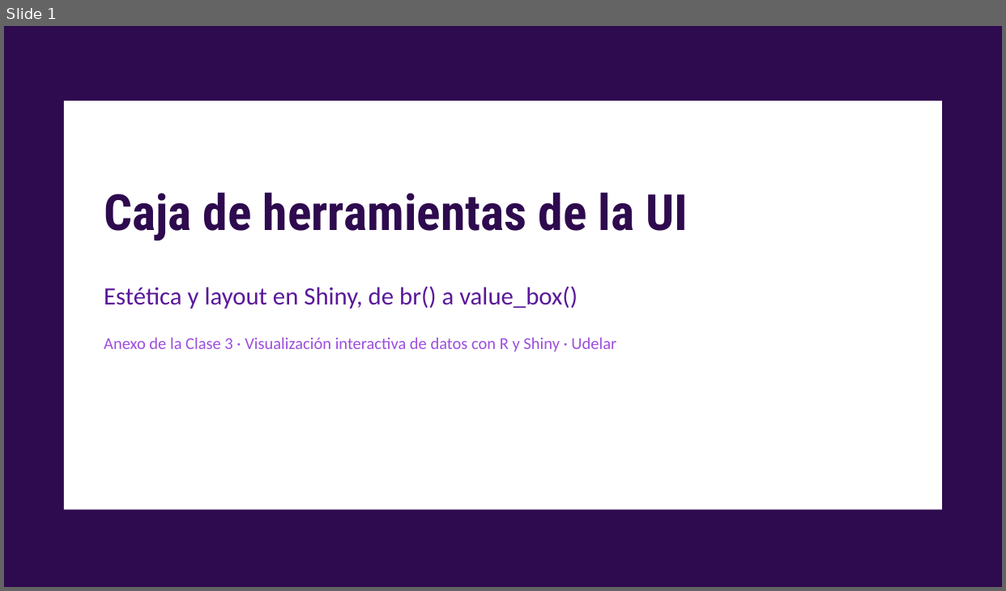
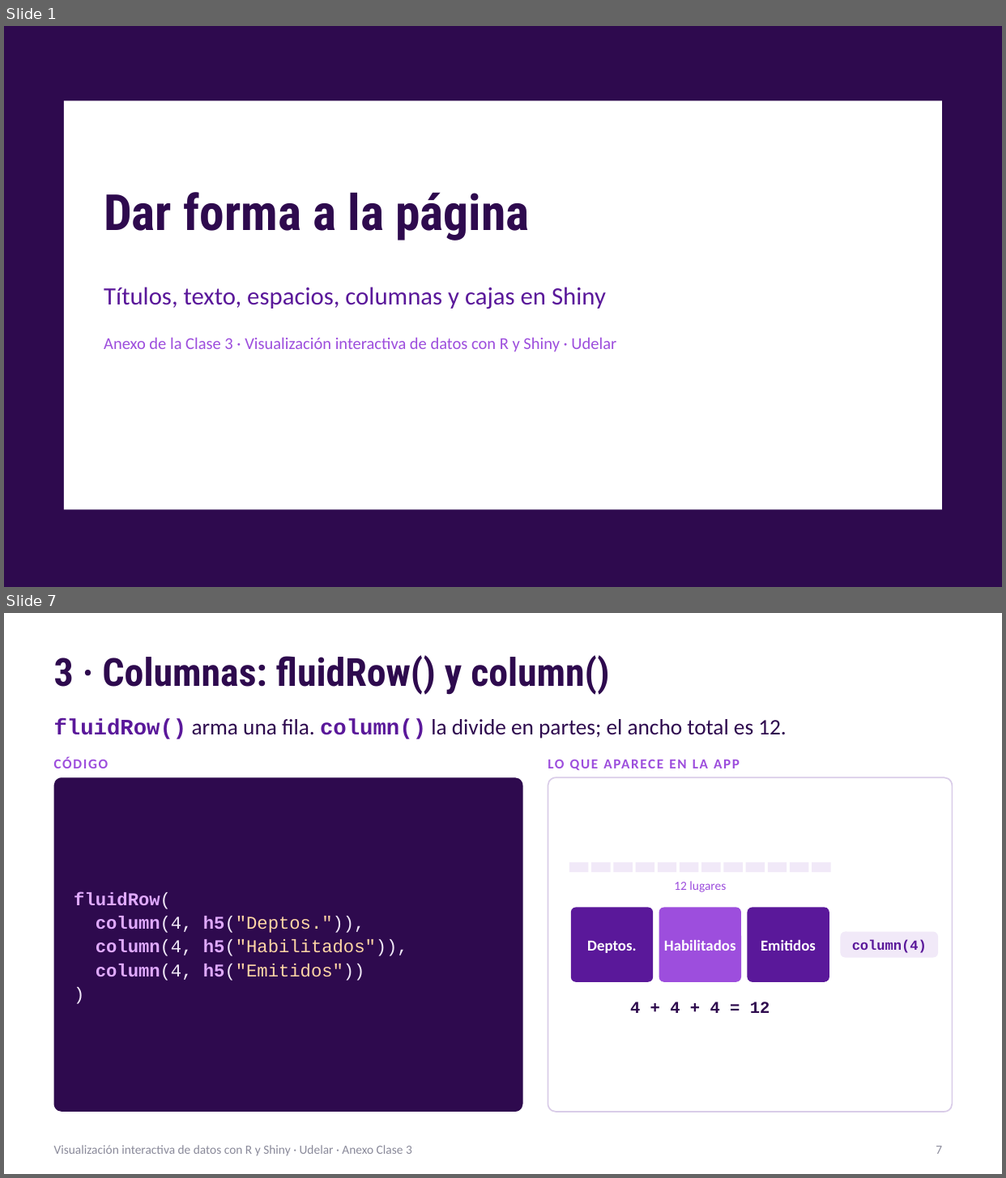
Before and after one commit to nahura99/visualizacion_datos_shiny, a slide deck: clase3/clase3_anexo_ui.pptx. Shown one above the other, each under a label of ours: slide 1 before the commit, slides 1 and 7 after it; the slides between them are not shown. The pictures are 1006x591 and 1006x1178 pixels, drawn with LibreOffice and Linux fonts; fonts in the diff are those of the drawing. Boxes give left, top, right and bottom in pixels: in the first picture for what was removed or moved away, otherwise in the second. Text is boxed around its words. In the diff, an @@ line names an element or a change of style, - is before the commit and + after.

```diff
--- a/clase3/clase3_anexo_ui.pptx
+++ b/clase3/clase3_anexo_ui.pptx
@@ slide 7 added at (4,613,1002,1174), background #FFFFFF @@
@@ title added at (54,655,609,695), 28 pt, text #2E0A4E, bold @@
+3 · Columnas: fluidRow() y column()
@@ text added at (54,718,786,739), 16 pt, text #2E0A4E @@
+fluidRow() arma una fila. column() la divide en partes; el ancho total es 12.
@@ text added at (54,758,108,769), 10 pt, text #9D4EDD, bold @@
+CÓDIGO
@@ rounded rectangle added at (54,777,523,1112), fill #2E0A4E @@
@@ text added at (548,760,739,770), 10 pt, text #9D4EDD, bold @@
+LO QUE APARECE EN LA APP
@@ rounded rectangle added at (548,777,952,1112), fill #FFFFFF, outline #D9CCE8 1 pt @@
@@ rectangle added at (570,862,589,872), fill #F1E9F8 @@
@@ rectangle added at (592,862,611,872), fill #F1E9F8 @@
@@ rectangle added at (614,862,633,872), fill #F1E9F8 @@
@@ rectangle added at (636,862,654,872), fill #F1E9F8 @@
@@ rectangle added at (658,862,676,872), fill #F1E9F8 @@
@@ rectangle added at (680,862,698,872), fill #F1E9F8 @@
@@ rectangle added at (701,862,721,872), fill #F1E9F8 @@
@@ rectangle added at (723,862,743,872), fill #F1E9F8 @@
@@ rectangle added at (745,862,765,872), fill #F1E9F8 @@
@@ rectangle added at (767,862,786,872), fill #F1E9F8 @@
@@ rectangle added at (790,862,808,872), fill #F1E9F8 @@
@@ rectangle added at (812,862,830,872), fill #F1E9F8 @@
@@ text added at (74,892,408,981), 13 pt, text #E0AAFF @@
+fluidRow(
+column(4, h5("Deptos.")),
+column(4, h5("Habilitados")),
+column(4, h5("Emitidos"))
+)
@@ text added at (674,881,726,892), 9 pt, text #9D4EDD @@
+12 lugares
@@ rounded rectangle added at (571,907,653,982), fill #5A189A @@
@@ rounded rectangle added at (658,907,740,982), fill #9D4EDD @@
@@ rounded rectangle added at (748,907,829,982), fill #5A189A @@
@@ text added at (587,940,636,953), 11 pt, text #FFFFFF, bold @@
+Deptos.
@@ text added at (664,940,736,951), 11 pt, text #FFFFFF, bold @@
+Habilitados
@@ text added at (761,939,816,951), 11 pt, text #FFFFFF, bold @@
+Emitidos
@@ rounded rectangle added at (840,931,938,957), fill #F1E9F8 @@
@@ text added at (852,939,927,953), 10 pt, text #5A189A, bold @@
+column(4)
@@ text added at (630,1002,770,1013), 12 pt, text #2E0A4E, bold @@
+4 + 4 + 4 = 12
@@ text added at (54,1145,412,1157), 9 pt, text #8A8A9A @@
+Visualización interactiva de datos con R y Shiny · Udelar · Anexo Clase 3
@@ page number added at (936,1146,942,1154), 9 pt, text #8A8A9A @@
+7
@@ slide 1 changed as well @@
@@ title at (104,192,529,241): text changed @@
-Caja de herramientas de la UI
+Dar forma a la página
@@ text at (104,287,606,310): text changed @@
-Estética y layout en Shiny, de br() a value_box()
+Títulos, texto, espacios, columnas y cajas en Shiny
```
Also in this commit, not shown: 8 other slides added, 10 slides removed.
